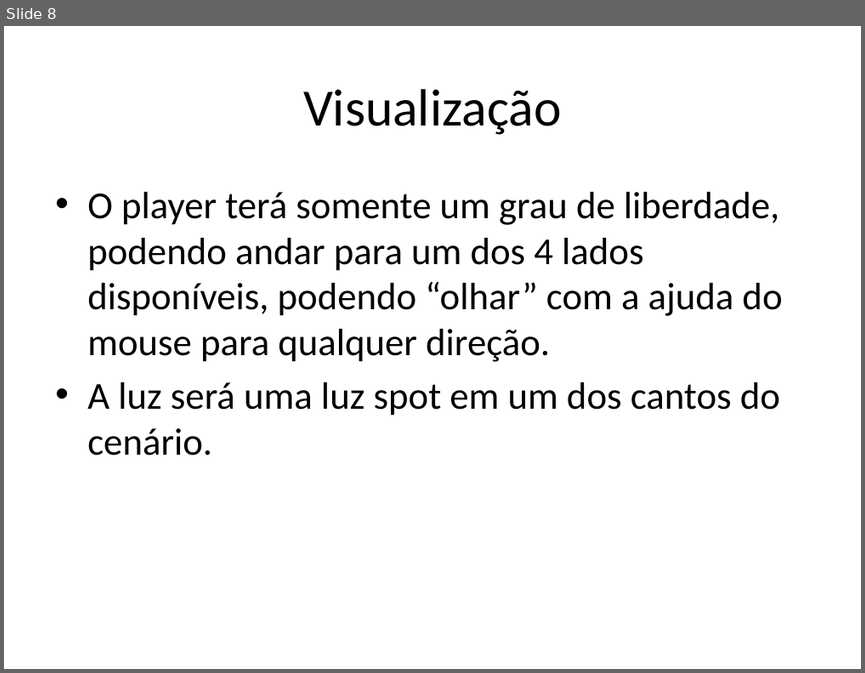
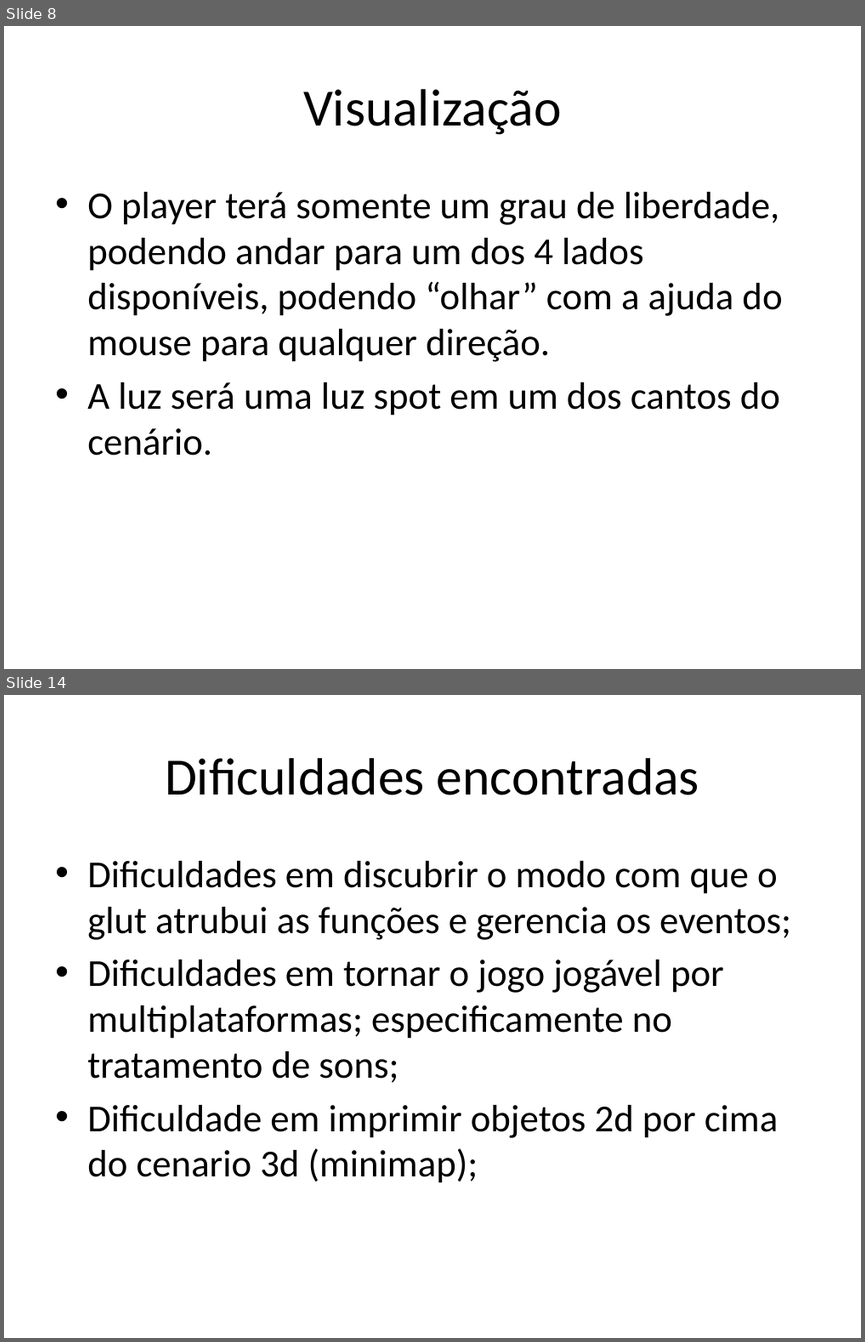
Before and after one commit to Ziul/glmaze, a slide deck: Apresentação/PacMan 3D.pptx. Shown one above the other, each under a label of ours: slide 8 before the commit, slides 8 and 14 after it; the slides between them are not shown. The pictures are 865x673 and 865x1342 pixels, drawn with LibreOffice and Linux fonts; fonts in the diff are those of the drawing. Boxes give left, top, right and bottom in pixels: in the first picture for what was removed or moved away, otherwise in the second. Text is boxed around its words. In the diff, an @@ line names an element or a change of style, - is before the commit and + after.

```diff
--- a/Apresentação/PacMan 3D.pptx
+++ b/Apresentação/PacMan 3D.pptx
@@ slide 14 added at (4, 695, 861, 1338), background #FFFFFF @@
@@ title added at (165, 758, 699, 795), 44 pt, text #000000 @@
+Dificuldades encontradas
@@ text added at (87, 861, 791, 1183), 32 pt, text #000000 @@
+• Dificuldades em discubrir o modo com que o glut atrubui as funções e gerencia os eventos;
+• Dificuldades em tornar o jogo jogável por multiplataformas; especificamente no tratamento de sons;
+• Dificuldade em imprimir objetos 2d por cima do cenario 3d (minimap);
```
Also in this commit, not shown: 5 other slides added.
